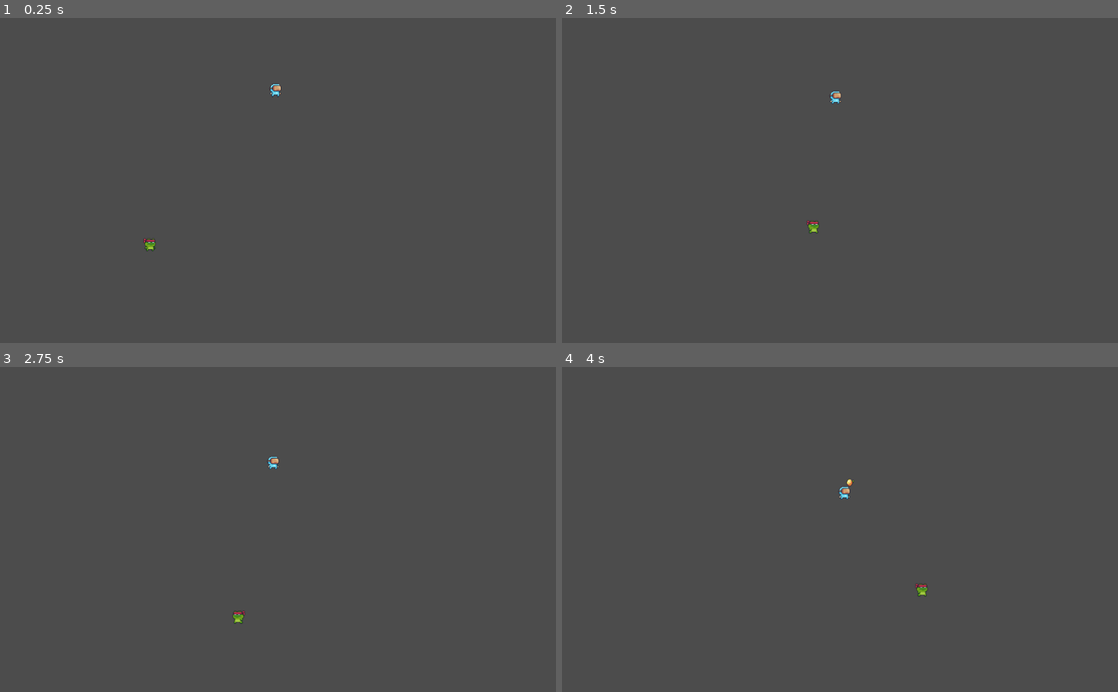
Above: before the commit, frames 1-4 (two rows, left to right).
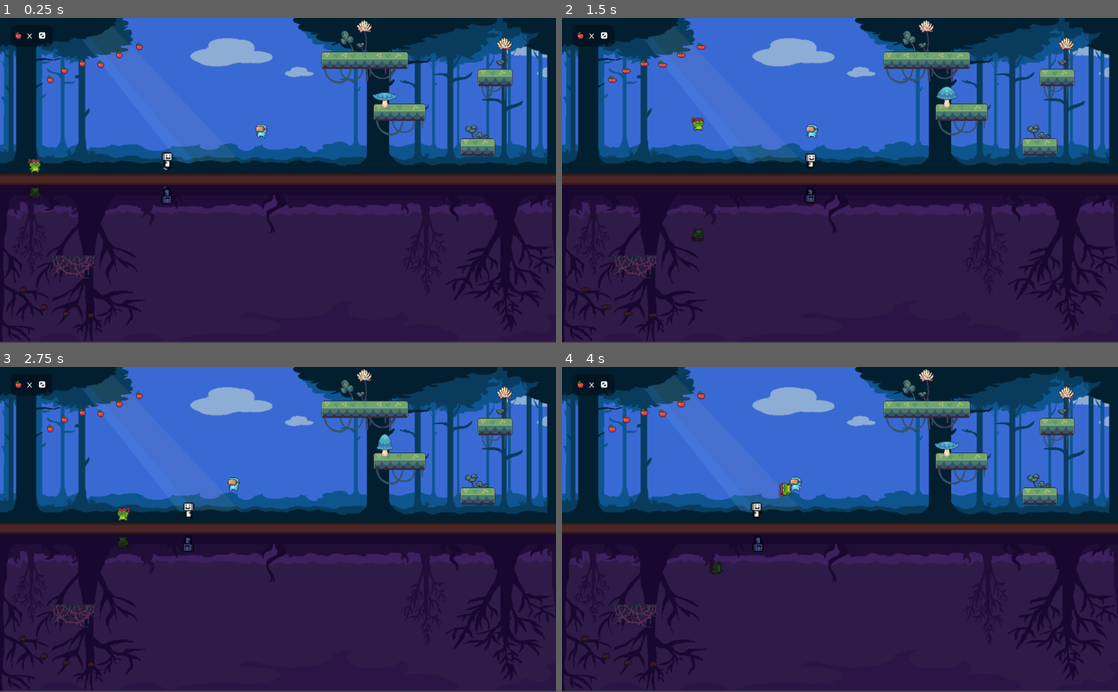
Above: after the commit, the same moments.

Repository: luisfrm/mirrors
Game: Godot game, scene res://src/scenes/level_2.tscn
Same seed, same stepped clock (60 frames per second), same inputs: the game is played once before the commit and once after it. This scene is started directly instead of the project's main scene.
Inputs:
- Up to frame 1 (0.25 s): no input
- Up to frame 2 (1.5 s): hold Right (ui_right) from 0.53 s (still down); tap Space (ui_select) at 0.77 s
- Up to frame 3 (2.75 s): tap Space (ui_select) at 1.52 s; release Right (ui_right) at 2.03 s; hold Left (ui_left) from 2.03 s (still down)
- Up to frame 4 (4 s): release Left (ui_left) at 2.78 s; hold Right (ui_right) from 2.78 s (still down); tap Space (ui_select) at 3.02, 3.77 s

The runs differ from the first frame. In frame 1, 99% of the frame differs, in the area x 0-100%, y 0-100%; in frame 2, 99%; in frame 3, 99%; in frame 4, 99%.
Error after the commit: Invalid call. Nonexistent function '_set_playing' in base 'AnimatedSprite'. (res://src/Characters/character.gd:57)

Commit message:
level 2 setup

Diff:
--- a/HUD.gd
+++ b/HUD.gd
@@ -1,6 +1,7 @@
 extends CanvasLayer
 
 var coins = 0
+export var coins_to_win = 10
 onready var Coins = $Coins
 
 onready var LEVEL_FINISHED = preload("res://src/scenes/level_finished.tscn")
@@ -13,7 +14,7 @@
 	coins += 1
 	update_coins()
 
-	if coins == 10:
+	if coins == coins_to_win:
 		if (get_parent().get_node("Character")):
 			get_parent().get_node("Character").isQuiet = true
 		if (get_parent().get_node("Character2")):
@@ -27,4 +28,5 @@
 		get_parent().add_child(levelFinished)
 
 func update_coins():
+	print("TEST")
 	Coins.text = String(coins)
--- a/src/Characters/character.tscn
+++ b/src/Characters/character.tscn
@@ -186,7 +186,7 @@
 [node name="AnimatedSprite" type="AnimatedSprite" parent="."]
 frames = SubResource( 15 )
 animation = "idle"
-frame = 3
+frame = 1
 playing = true
 
 [node name="CollisionShape2D" type="CollisionShape2D" parent="."]
--- a/src/Enemies/Enemy1.tscn
+++ b/src/Enemies/Enemy1.tscn
@@ -55,7 +55,7 @@
 [node name="AnimatedSprite" type="AnimatedSprite" parent="."]
 scale = Vector2( 2, 2 )
 frames = SubResource( 2 )
-frame = 4
+frame = 1
 playing = true
 
 [node name="CollisionShape2D" type="CollisionShape2D" parent="."]
--- a/src/Enemies/Enemy2.tscn
+++ b/src/Enemies/Enemy2.tscn
@@ -146,7 +146,7 @@
 scale = Vector2( 1, 1.01563 )
 frames = SubResource( 24 )
 animation = "idle"
-frame = 7
+frame = 10
 playing = true
 
 [node name="CollisionShape2D" type="CollisionShape2D" parent="."]
--- a/src/scenes/level_1.tscn
+++ b/src/scenes/level_1.tscn
@@ -195,7 +195,7 @@
 
 [node name="Enemy1" parent="." instance=ExtResource( 10 )]
 modulate = Color( 0.27451, 0.309804, 0.552941, 1 )
-position = Vector2( 579, 311 )
+position = Vector2( 607, 308 )
 scale = Vector2( -1, -1 )
 
 [node name="Path2D" type="Path2D" parent="Enemy1"]
@@ -235,6 +235,10 @@
 [node name="Mushroom" parent="." instance=ExtResource( 9 )]
 position = Vector2( 526, 118 )
 scale = Vector2( 0.8, 1 )
+
+[node name="Enemy2" parent="." instance=ExtResource( 10 )]
+position = Vector2( 607, 252 )
+scale = Vector2( -1, 1 )
 
 [connection signal="coin_collected" from="Coins/Coin1" to="HUD" method="_on_coin_collected" flags=6]
 [connection signal="coin_collected" from="Coins/Coin9" to="HUD" method="_on_coin_collected" flags=6]
--- a/src/scenes/level_2.tscn
+++ b/src/scenes/level_2.tscn
@@ -1,35 +1,256 @@
-[gd_scene load_steps=5 format=2]
+[gd_scene load_steps=22 format=2]
 
 [ext_resource path="res://src/Characters/character.tscn" type="PackedScene" id=1]
-[ext_resource path="res://src/Enemies/Enemy2.tscn" type="PackedScene" id=2]
-
-[sub_resource type="RectangleShape2D" id=1]
-extents = Vector2( 323, 10 )
+[ext_resource path="res://HUD.gd" type="Script" id=2]
+[ext_resource path="res://src/Objects/Coin/Coin.tscn" type="PackedScene" id=3]
+[ext_resource path="res://src/Enemies/Enemy1.tscn" type="PackedScene" id=4]
+[ext_resource path="res://src/Enemies/Mushroom.tscn" type="PackedScene" id=5]
+[ext_resource path="res://assets/TileSwamp.tscn" type="PackedScene" id=6]
+[ext_resource path="res://assets/Orbitron-VariableFont_wght.ttf" type="DynamicFontData" id=7]
+[ext_resource path="res://assets/Background pixel art.png" type="Texture" id=8]
+[ext_resource path="res://src/Enemies/Thorns.tscn" type="PackedScene" id=9]
+[ext_resource path="res://assets/TileMap.tscn" type="PackedScene" id=10]
+[ext_resource path="res://assets/Orbitron-Black.ttf" type="DynamicFontData" id=11]
+[ext_resource path="res://assets/sprites/Fruits/appleIdle.tres" type="Texture" id=12]
+[ext_resource path="res://src/Enemies/Enemy2.tscn" type="PackedScene" id=13]
+
+[sub_resource type="PhysicsMaterial" id=1]
 
 [sub_resource type="RectangleShape2D" id=2]
-extents = Vector2( 10, 92.5 )
+extents = Vector2( 1829.52, 12 )
+
+[sub_resource type="StyleBoxFlat" id=3]
+corner_radius_top_left = 10
+corner_radius_top_right = 10
+corner_radius_bottom_right = 10
+corner_radius_bottom_left = 10
+
+[sub_resource type="DynamicFont" id=4]
+font_data = ExtResource( 7 )
+
+[sub_resource type="DynamicFont" id=5]
+font_data = ExtResource( 11 )
+
+[sub_resource type="Curve2D" id=6]
+_data = {
+"points": PoolVector2Array(  )
+}
+
+[sub_resource type="RectangleShape2D" id=7]
+extents = Vector2( 10, 319 )
+
+[sub_resource type="RectangleShape2D" id=8]
+extents = Vector2( 522.5, 10 )
 
 [node name="level_2" type="Node2D"]
 
-[node name="character" parent="." instance=ExtResource( 1 )]
-position = Vector2( 276, 400 )
+[node name="TextureRect" type="TextureRect" parent="."]
+margin_left = -1.0
+margin_top = -20.0
+margin_right = 1023.0
+margin_bottom = 580.0
+texture = ExtResource( 8 )
+__meta__ = {
+"_edit_use_anchors_": false
+}
+
+[node name="StaticBody2D" parent="TextureRect" instance=ExtResource( 9 )]
+position = Vector2( 135, 472 )
+scale = Vector2( 0.9, 1 )
+
+[node name="Character" parent="." instance=ExtResource( 1 )]
+position = Vector2( 63, 252 )
+collision_mask = 11
+
+[node name="Character2" parent="." instance=ExtResource( 1 )]
+modulate = Color( 0.27451, 0.309804, 0.552941, 1 )
+position = Vector2( 63, 308 )
+scale = Vector2( 1, -1 )
+flip = -1.0
 
 [node name="StaticBody2D" type="StaticBody2D" parent="."]
-
-[node name="floor" type="CollisionShape2D" parent="StaticBody2D"]
-modulate = Color( 0, 0, 0, 1 )
-position = Vector2( 531, 486 )
-shape = SubResource( 1 )
-
-[node name="wall_left" type="CollisionShape2D" parent="StaticBody2D"]
-modulate = Color( 0, 0, 0, 1 )
-position = Vector2( 198, 405 )
+position = Vector2( -1, 276 )
+physics_material_override = SubResource( 1 )
+__meta__ = {
+"_edit_group_": true
+}
+
+[node name="CollisionShape2D" type="CollisionShape2D" parent="StaticBody2D"]
+position = Vector2( 0, 4 )
 shape = SubResource( 2 )
 
-[node name="wall_right" type="CollisionShape2D" parent="StaticBody2D"]
-modulate = Color( 0, 0, 0, 1 )
-position = Vector2( 865, 402 )
-shape = SubResource( 2 )
-
-[node name="Enemy2" parent="." instance=ExtResource( 2 )]
-position = Vector2( 517, 114 )
+[node name="Camera2D" type="Camera2D" parent="."]
+position = Vector2( 511.217, 281.737 )
+rotating = true
+current = true
+
+[node name="HUD" type="CanvasLayer" parent="."]
+script = ExtResource( 2 )
+
+[node name="Panel" type="Panel" parent="HUD"]
+modulate = Color( 0, 0, 0, 0.352941 )
+margin_left = 20.0
+margin_top = 13.0
+margin_right = 96.0
+margin_bottom = 53.0
+custom_styles/panel = SubResource( 3 )
+__meta__ = {
+"_edit_use_anchors_": false
+}
+
+[node name="TextureRect" type="TextureRect" parent="HUD"]
+margin_left = 18.0
+margin_top = 18.0
+margin_right = 50.0
+margin_bottom = 50.0
+texture = ExtResource( 12 )
+__meta__ = {
+"_edit_use_anchors_": false
+}
+
+[node name="x" type="Label" parent="HUD"]
+margin_left = 49.0
+margin_top = 21.0
+margin_right = 64.0
+margin_bottom = 42.0
+custom_fonts/font = SubResource( 4 )
+text = "x "
+align = 1
+__meta__ = {
+"_edit_use_anchors_": false
+}
+
+[node name="Coins" type="Label" parent="HUD"]
+margin_left = 65.0
+margin_top = 21.0
+margin_right = 91.0
+margin_bottom = 42.0
+custom_fonts/font = SubResource( 5 )
+text = "##"
+align = 1
+__meta__ = {
+"_edit_use_anchors_": false
+}
+
+[node name="Coins" type="Node2D" parent="."]
+position = Vector2( 30.5442, -11.0883 )
+
+[node name="Coin1" parent="Coins" instance=ExtResource( 3 )]
+position = Vector2( 87.4558, 91.0883 )
+collision_layer = 8
+collision_mask = 2
+
+[node name="Coin9" parent="Coins" instance=ExtResource( 3 )]
+position = Vector2( 61.4558, 108.088 )
+collision_layer = 8
+collision_mask = 2
+
+[node name="Coin2" parent="Coins" instance=ExtResource( 3 )]
+position = Vector2( 120.456, 78.0883 )
+collision_layer = 8
+collision_mask = 2
+
+[node name="Coin3" parent="Coins" instance=ExtResource( 3 )]
+position = Vector2( 225.456, 47.0883 )
+collision_layer = 8
+collision_mask = 2
+
+[node name="Coin7" parent="Coins" instance=ExtResource( 3 )]
+position = Vector2( 154.456, 80.0883 )
+collision_layer = 8
+collision_mask = 2
+
+[node name="Coin6" parent="Coins" instance=ExtResource( 3 )]
+position = Vector2( 188.456, 62.0883 )
+collision_layer = 8
+collision_mask = 2
+
+[node name="Coin4" parent="Coins" instance=ExtResource( 3 )]
+modulate = Color( 0.27451, 0.309804, 0.552941, 1 )
+position = Vector2( 50.4558, 526.088 )
+scale = Vector2( 1, -1 )
+collision_layer = 8
+collision_mask = 2
+
+[node name="Coin8" parent="Coins" instance=ExtResource( 3 )]
+modulate = Color( 0.27451, 0.309804, 0.552941, 1 )
+position = Vector2( 90.4558, 538.088 )
+scale = Vector2( 1, -1 )
+collision_layer = 8
+collision_mask = 2
+
+[node name="Coin10" parent="Coins" instance=ExtResource( 3 )]
+modulate = Color( 0.27451, 0.309804, 0.552941, 1 )
+position = Vector2( 136.456, 541.088 )
+scale = Vector2( 1, -1 )
+collision_layer = 8
+collision_mask = 2
+
+[node name="Coin5" parent="Coins" instance=ExtResource( 3 )]
+modulate = Color( 0.27451, 0.309804, 0.552941, 1 )
+position = Vector2( 11.4558, 494.088 )
+scale = Vector2( 1, -1 )
+collision_layer = 8
+collision_mask = 2
+
+[node name="Enemy1" parent="." instance=ExtResource( 4 )]
+modulate = Color( 0.27451, 0.309804, 0.552941, 1 )
+position = Vector2( 276, 309 )
+scale = Vector2( -1, -1 )
+
+[node name="Path2D" type="Path2D" parent="Enemy1"]
+curve = SubResource( 6 )
+
+[node name="TileMap" parent="." instance=ExtResource( 10 )]
+position = Vector2( 335, 172 )
+cell_size = Vector2( 32, 32 )
+collision_mask = 0
+tile_data = PoolIntArray( -393207, 24, 0, -327662, 26, 0, -262136, 0, 0, -262135, 2, 0, -262134, 1, 0, -262133, 2, 0, -262132, 3, 0, -196600, 28, 0, -196598, 29, 0, -196591, 0, 0, -196590, 3, 0, -131055, 30, 0, -65525, 0, 0, -65524, 1, 0, -65523, 3, 0, 11, 28, 0, 16, 27, 0, 65552, 0, 0, 65553, 3, 0 )
+
+[node name="TileSwamp" parent="." instance=ExtResource( 6 )]
+position = Vector2( 335, 164 )
+cell_size = Vector2( 32, 32 )
+collision_mask = 0
+
+[node name="wall" type="StaticBody2D" parent="."]
+collision_mask = 0
+
+[node name="CollisionShape2D" type="CollisionShape2D" parent="wall"]
+position = Vector2( -11, 280.5 )
+shape = SubResource( 7 )
+
+[node name="CollisionShape2D4" type="CollisionShape2D" parent="wall"]
+position = Vector2( 1034, 279 )
+shape = SubResource( 7 )
+
+[node name="CollisionShape2D2" type="CollisionShape2D" parent="wall"]
+position = Vector2( 502.5, 592 )
+shape = SubResource( 8 )
+
+[node name="CollisionShape2D3" type="CollisionShape2D" parent="wall"]
+position = Vector2( 501, -30 )
+shape = SubResource( 8 )
+
+[node name="Mushroom" parent="." instance=ExtResource( 5 )]
+position = Vector2( 708, 115 )
+scale = Vector2( 0.8, 1 )
+
+[node name="Enemy2" parent="." instance=ExtResource( 4 )]
+position = Vector2( 277, 246 )
+scale = Vector2( -1, 1 )
+
+[node name="Enemy3" parent="." instance=ExtResource( 13 )]
+position = Vector2( 471, 172 )
+scale = Vector2( -1, 1 )
+characterName = "Character"
+
+[connection signal="coin_collected" from="Coins/Coin1" to="HUD" method="_on_coin_collected" flags=6]
+[connection signal="coin_collected" from="Coins/Coin9" to="HUD" method="_on_coin_collected" flags=6]
+[connection signal="coin_collected" from="Coins/Coin2" to="HUD" method="_on_coin_collected" flags=6]
+[connection signal="coin_collected" from="Coins/Coin3" to="HUD" method="_on_coin_collected" flags=6]
+[connection signal="coin_collected" from="Coins/Coin7" to="HUD" method="_on_coin_collected" flags=6]
+[connection signal="coin_collected" from="Coins/Coin6" to="HUD" method="_on_coin_collected" flags=6]
+[connection signal="coin_collected" from="Coins/Coin4" to="HUD" method="_on_coin_collected" flags=6]
+[connection signal="coin_collected" from="Coins/Coin8" to="HUD" method="_on_coin_collected" flags=6]
+[connection signal="coin_collected" from="Coins/Coin10" to="HUD" method="_on_coin_collected" flags=6]
+[connection signal="coin_collected" from="Coins/Coin5" to="HUD" method="_on_coin_collected" flags=6]
Not shown, added: assets/keys-arrow-wsad-mouse_0.png.import
Not shown, changed: .DS_Store
Not shown, added: assets/music/.DS_Store
